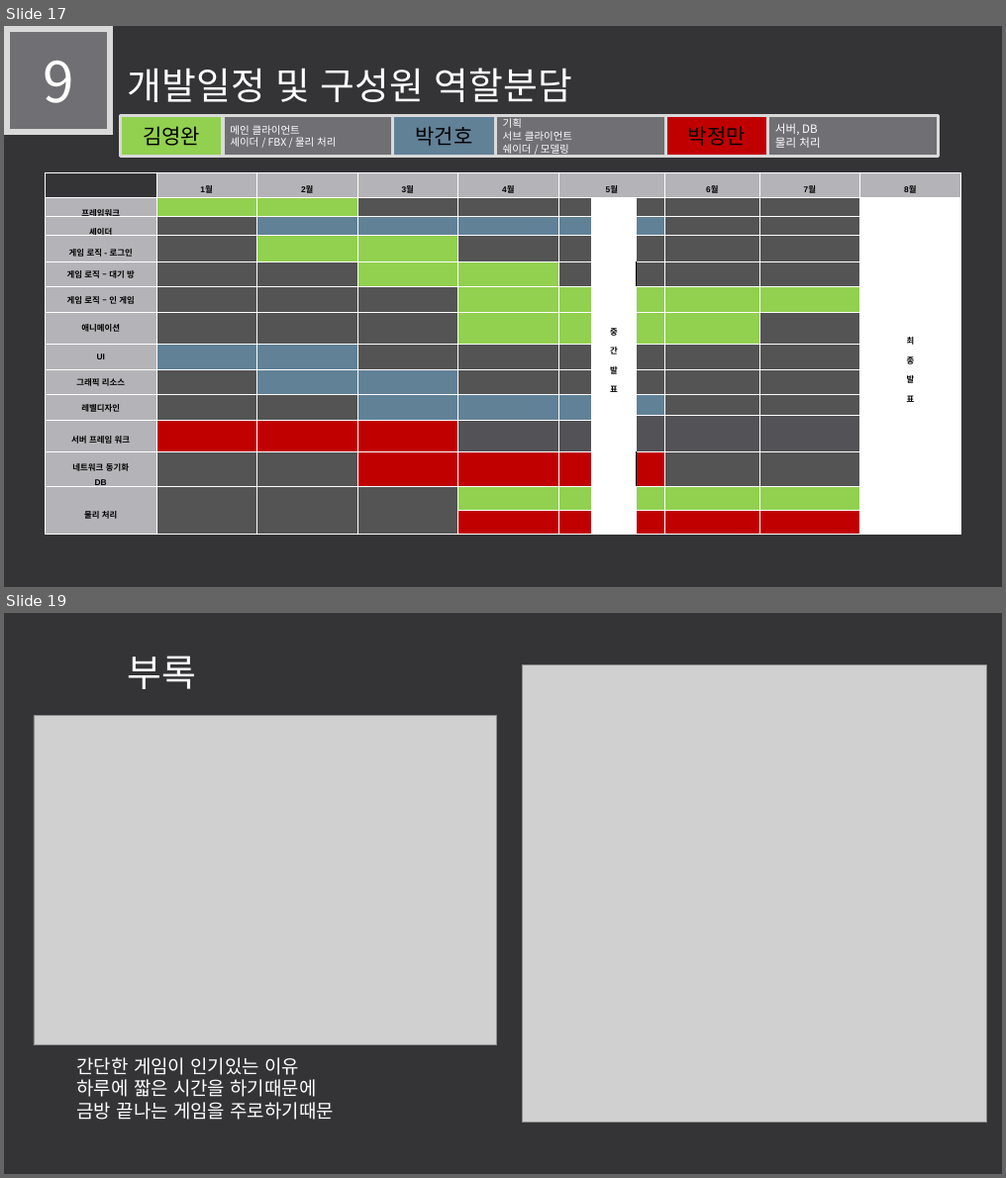
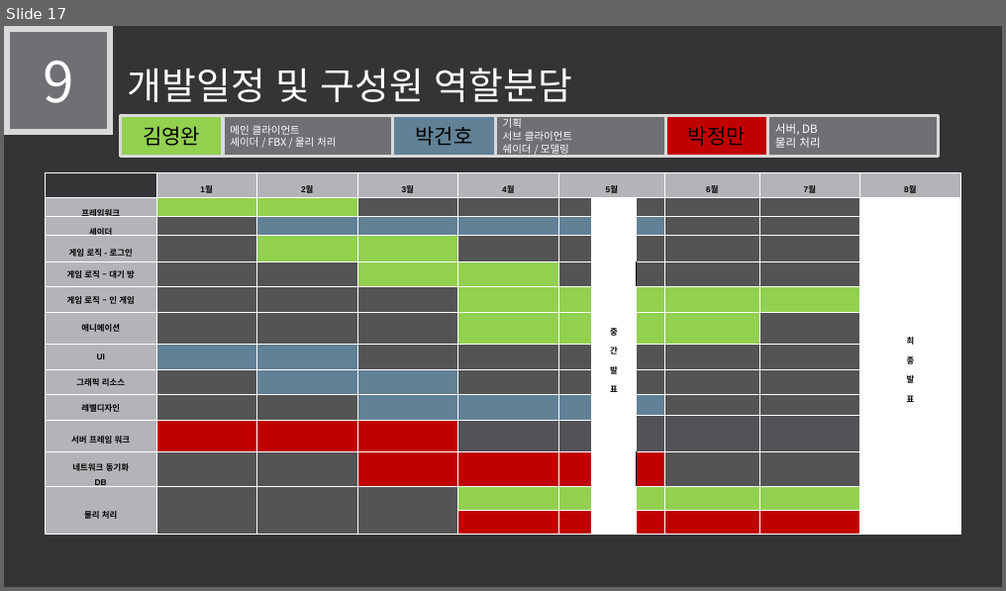
Before and after one commit to LEGO0937/Our_Project, a slide deck: 기획단계/졸작 제안서_α.pptx. Shown one above the other, each under a label of ours: slides 17 and 19 before the commit, slide 17 after it; the slides between them are not shown. The pictures are 1006x1178 and 1006x591 pixels, drawn with LibreOffice and Linux fonts; fonts in the diff are those of the drawing; grey boxes stand for pictures. Boxes give left, top, right and bottom in pixels: in the first picture for what was removed or moved away, otherwise in the second. Text is boxed around its words. In the diff, an @@ line names an element or a change of style, - is before the commit and + after.

Commit message:
요약 삭제, 부록 삭제
요약에 쓸데없는 부분을 삭제하였으며, 부록부분 두페이지를 삭제했다.

```diff
--- a/기획단계/졸작 제안서_α.pptx
+++ b/기획단계/졸작 제안서_α.pptx
@@ slide 19 removed at (4, 613, 1002, 1174), background #353537 @@
@@ text removed at (128, 656, 197, 689) @@
-부록
@@ picture removed at (522, 664, 987, 1123) @@
@@ picture removed at (34, 716, 497, 1046) @@
@@ text removed at (77, 1058, 334, 1120) @@
-간단한 게임이 인기있는 이유
-하루에 짧은 시간을 하기때문에
-금방 끝나는 게임을 주로하기때문
```
Also in this commit, not shown: 2 slides changed, 1 other slide removed.
